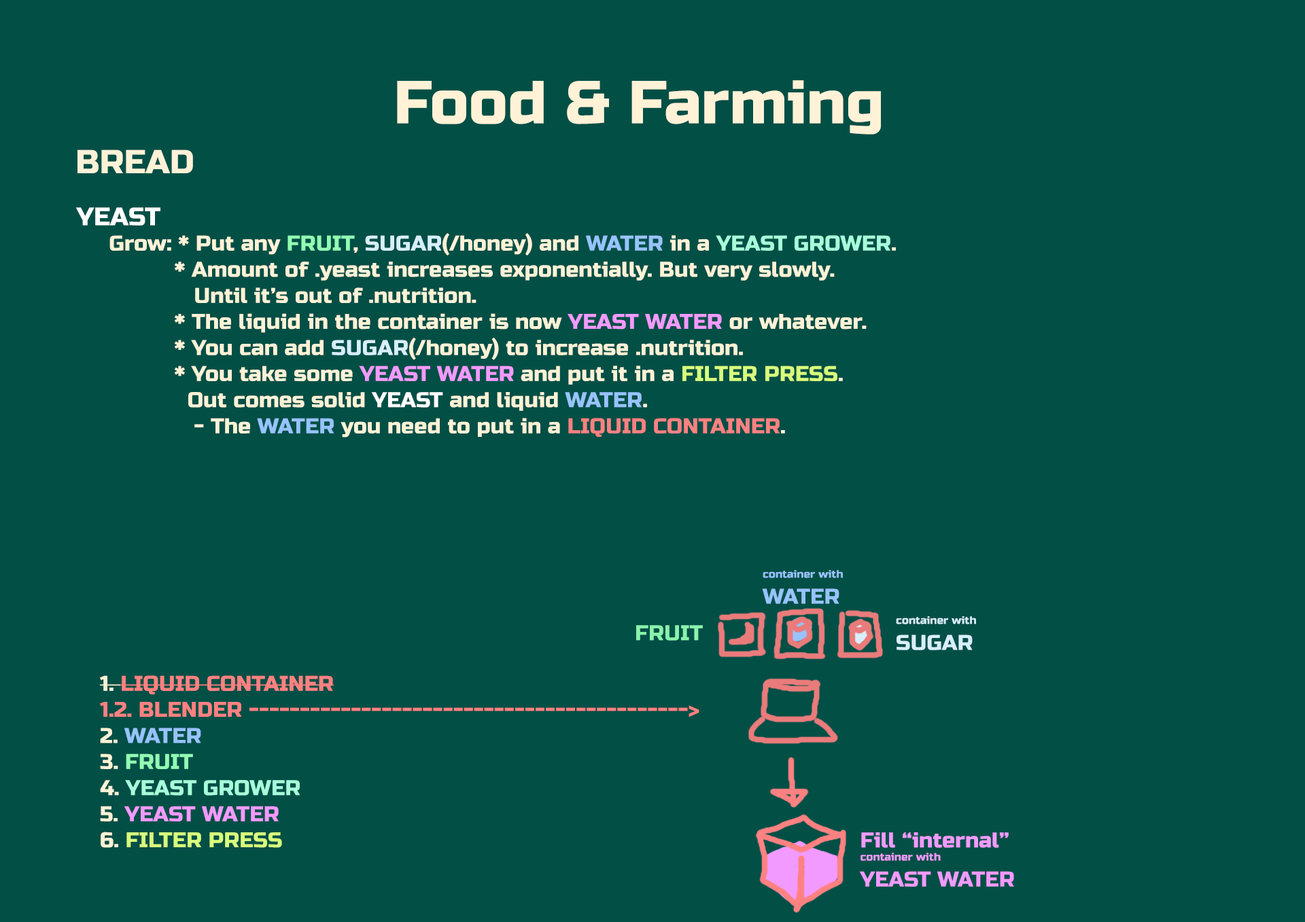
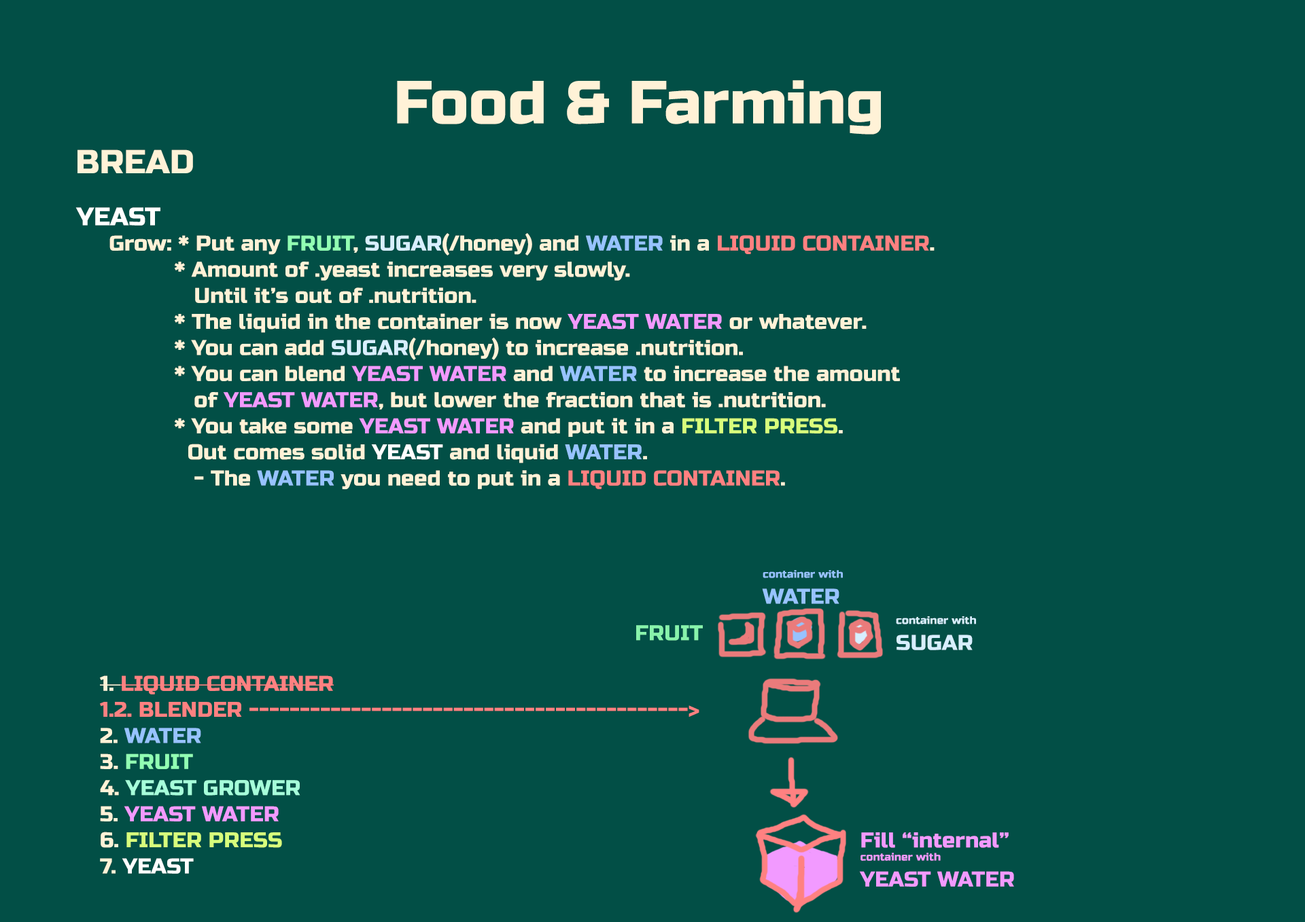
Comparing the layer stacks of the two 1305px x 922px images. Changes:
painted on "1. LIQUID CONTAINER 1.2. BLENDER ------------------------------" over 99, 858, 194, 874
renamed "Grow: * Put any FRUIT, SUGAR(/honey) and WATER in a YEAST GROWE" to "Grow: * Put any FRUIT, SUGAR(/honey) and WATER in a LIQUID CONT", painted on it over 173, 235, 935, 490
